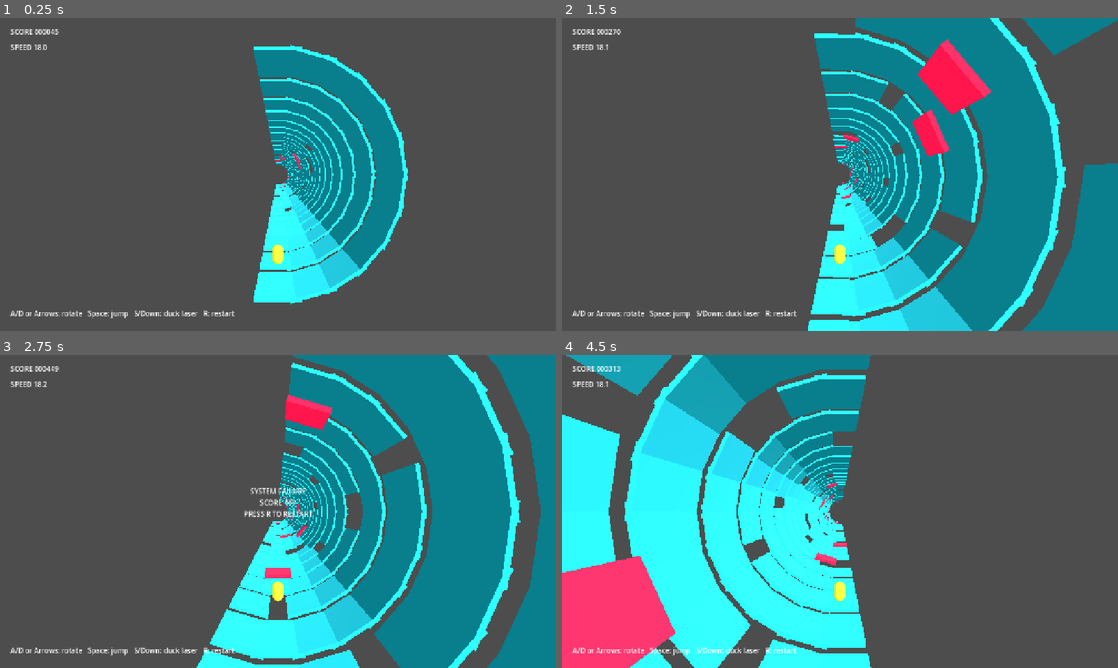
Above: before the commit, frames 1-4 (two rows, left to right).
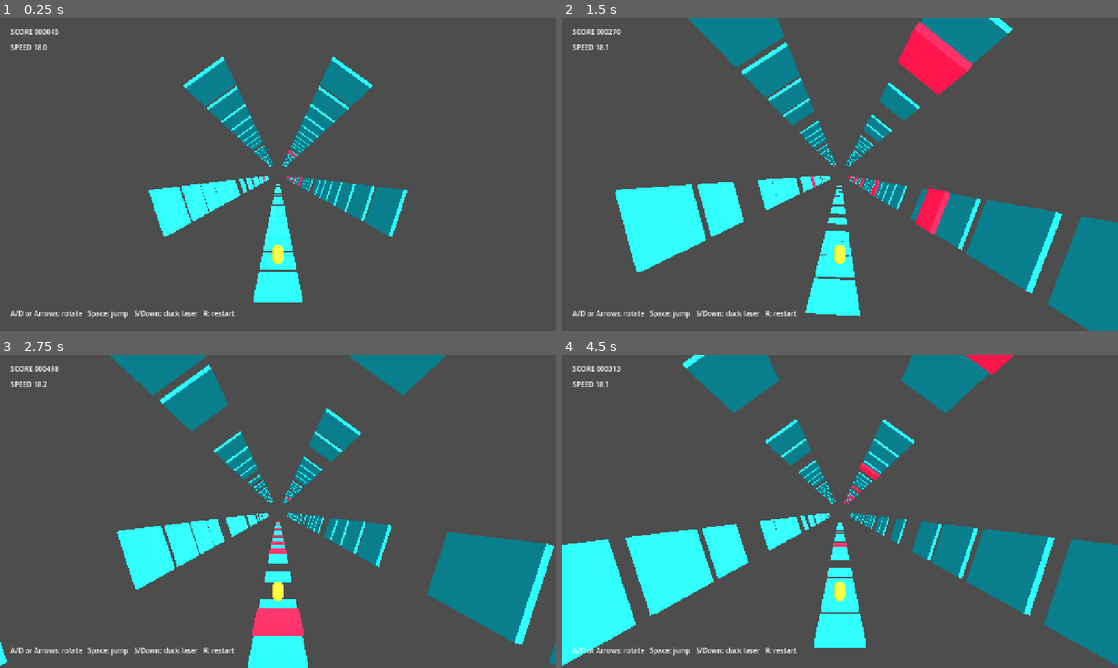
Above: after the commit, the same moments.

Repository: jeoungan/Project_1
Game: Godot game, scene res://scenes/main/ElectronDashGame.tscn
The game is run twice, just before and just after one commit, with the same random seed, the same clock (stepped at 60 frames per second) and the same inputs.
Inputs:
- Up to frame 1 (0.25 s): no input
- Up to frame 2 (1.5 s): hold D (move_right) 0.53-1.28 s; hold S (duck) 0.53-1.28 s; tap Space (jump) at 0.77 s; hold A (move_left) from 1.28 s (still down); tap S (duck) at 1.35 s
- Up to frame 3 (2.75 s): tap Space (jump) at 1.52 s; release A (move_left) at 2.03 s; hold D (move_right) from 2.03 s (still down); hold S (duck) from 2.03 s (still down)
- Up to frame 4 (4.5 s): tap R (restart) at 2.75 s; release S (duck) at 2.78 s; tap S (duck) at 2.85, 4.35 s; tap Space (jump) at 3.02, 3.77 s; release D (move_right) at 3.53 s; hold S (duck) 3.53-4.28 s; hold A (move_left) from 3.53 s (still down)

The runs differ from the first frame. In frame 1, 15% of the frame differs, in the area x 26-74%, y 8-92%; in frame 2, 40%; in frame 3, 45%; in frame 4, 47%, in the area x 0-100%, y 0-100%.

Commit message:
fix: reduce tunnel panel count

Diff:
--- a/scripts/electron_dash/electron_dash_game.gd
+++ b/scripts/electron_dash/electron_dash_game.gd
@@ -194,9 +194,7 @@
 	node.transform = Transform3D(Basis(tangent, normal, Vector3(0.0, 0.0, 1.0)), normal * radius)
 
 func _visual_lane_angle(lane: int) -> float:
-	if lane_count <= 1:
-		return PI * 1.5
-	return PI + PI * float(lane) / float(lane_count - 1)
+	return Rules.lane_angle(lane, lane_count)
 
 func _roll_for_lane(lane: int) -> float:
 	return PI * 1.5 - _visual_lane_angle(lane)
--- a/scripts/electron_dash/electron_dash_rules.gd
+++ b/scripts/electron_dash/electron_dash_rules.gd
@@ -1,7 +1,7 @@
 class_name ElectronDashRules
 extends RefCounted
 
-const LANE_COUNT: int = 12
+const LANE_COUNT: int = 5
 const SAFE_START_SEGMENTS: int = 6
 
 static func wrap_lane(lane: int, delta: int, lane_count: int = LANE_COUNT) -> int:
@@ -43,7 +43,7 @@
 		lasers.append(false)
 
 	if index >= SAFE_START_SEGMENTS:
-		var gap_lane := positive_mod(index * 5 + 2, lane_count)
+		var gap_lane := positive_mod(index * 2 + 2, lane_count)
 		floors[gap_lane] = false
 		if index % 4 == 0:
 			floors[wrap_lane(gap_lane, 1, lane_count)] = false
--- a/scripts/tests/test_electron_dash_game_behavior.gd
+++ b/scripts/tests/test_electron_dash_game_behavior.gd
@@ -16,6 +16,9 @@
 	root.add_child(game)
 	await process_frame
 
+	if not _check(game.lane_count == 5, "game uses five panels"):
+		return
+
 	game._change_lane(1)
 	game._update_player_transform(0.2)
 	var player_pivot: Node3D = game.get_node("%PlayerPivot")
@@ -26,10 +29,10 @@
 		return
 
 	var first_angle: float = game._visual_lane_angle(0)
-	var last_angle: float = game._visual_lane_angle(game.lane_count - 1)
-	if not _check(first_angle >= PI - 0.001, "first panel starts on lower half"):
+	var second_angle: float = game._visual_lane_angle(1)
+	if not _check(is_equal_approx(first_angle, 0.0), "first panel uses canonical tube angle"):
 		return
-	if not _check(last_angle <= TAU + 0.001, "last panel stays on lower half"):
+	if not _check(abs((second_angle - first_angle) - (TAU / float(game.lane_count))) < 0.001, "panels use five-way spacing"):
 		return
 
 	game._game_over()
--- a/scripts/tests/test_electron_dash_rules.gd
+++ b/scripts/tests/test_electron_dash_rules.gd
@@ -13,9 +13,23 @@
 	return true
 
 func _initialize() -> void:
+	if not _check(Rules.LANE_COUNT == 5, "default panel count is five"):
+		return
+
 	if not _check(Rules.wrap_lane(0, -1, 12) == 11, "left wraps to final lane"):
 		return
 	if not _check(Rules.wrap_lane(11, 1, 12) == 0, "right wraps to first lane"):
+		return
+
+	var default_segment := Rules.make_segment(0)
+	if not _check(default_segment["floors"].size() == 5, "default segment has five floor panels"):
+		return
+	if not _check(default_segment["lasers"].size() == 5, "default segment has five laser lanes"):
+		return
+
+	var five_lane_gap_a: Array = Rules.make_segment(6, 5)["floors"]
+	var five_lane_gap_b: Array = Rules.make_segment(7, 5)["floors"]
+	if not _check(five_lane_gap_a.find(false) != five_lane_gap_b.find(false), "five-panel gaps vary by segment"):
 		return
 
 	var safe_segment := Rules.make_segment(0, 12)
Not shown, changed: README.md
